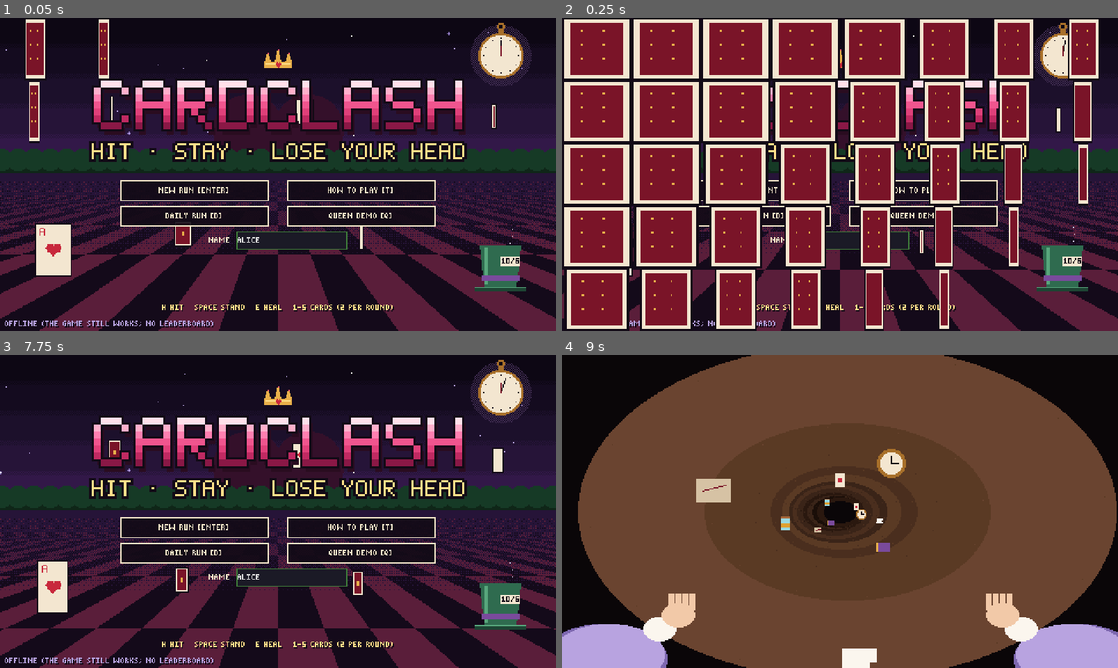
Above: before the commit, frames 1-4 (two rows, left to right).
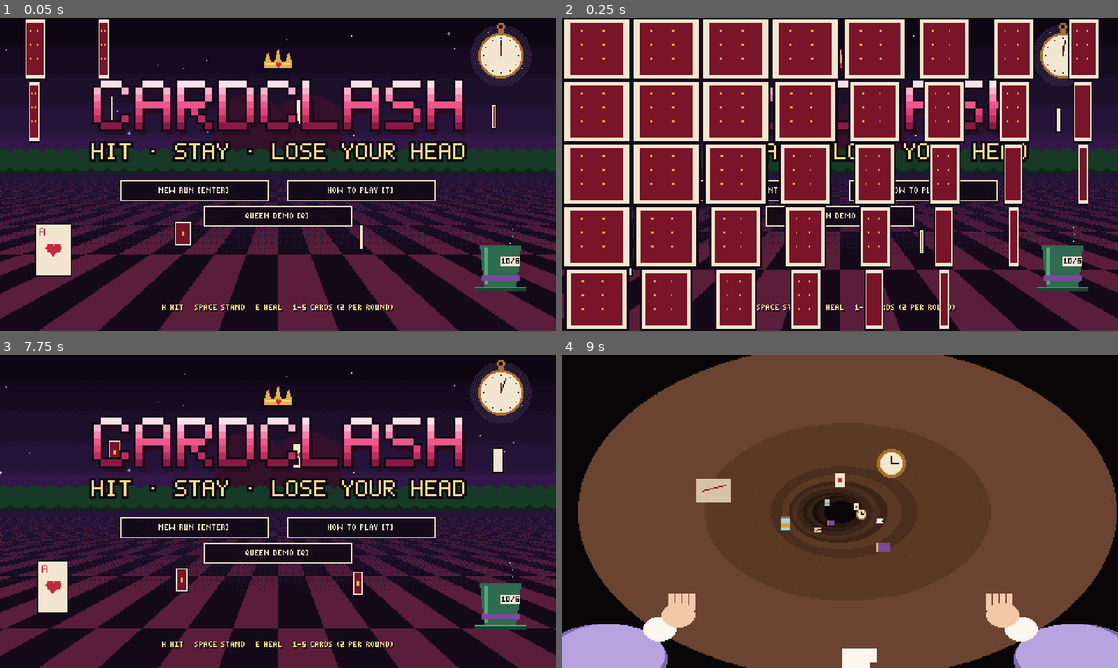
Above: after the commit, the same moments.

Repository: Arvin-17/CardClash
Game: Godot game, scene res://scenes/main_menu.tscn
Two runs of this game, one before a commit and one after it. Both use one fixed random seed, a clock stepped at 60 frames per second and the inputs below.
Inputs (mouse positions are in pixels of both pictures, inside the frame that each line leads up to):
- Up to frame 1 (0.05 s): no input
- Up to frame 2 (0.25 s): no input
- Up to frame 3 (7.75 s): click "NEXT >" at 0.5 s; click "NEXT >" at 1.25 s; click "< BACK" at 2 s; tap Enter at 2.75 s; move the mouse to (400, 495) at 2.77 s; hold D 2.78-3.53 s; tap M at 2.85 s; tap Space at 3.02, 3.77, 5.27, 6.02, 6.5, 6.77 s; move the mouse to (166, 527) at 3.52 s; hold S 3.53-4.28 s; tap H at 3.6 s; move the mouse to (333, 442) at 4.27 s; hold D 4.28-5.78 s; tap E at 4.35 s; move the mouse to (250, 574) at 5.02 s; tap 1 at 5.1 s; move the mouse to (444, 558) at 5.77 s; hold Left 5.78-7.25 s; tap 2 at 5.85 s; move the mouse to (111, 464) at 6.52 s; tap 3 at 6.6 s; click (194, 552) at 7.25 s, where only the run before the commit has a clickable "DAILY RUN [D]"
- Up to frame 4 (9 s): click "NEW RUN [ENTER]" at 8 s; click "NEW RUN [ENTER]" at 8.75 s

The runs differ from the first frame. In frame 1, 2.9% of the frame differs, in the area x 0-79%, y 60-99%; in frame 2, 1.4%; in frame 3, 2.9%; in frame 4, nothing differs.

Commit message:
Game: no network, leaderboard, daily run or player name
The Api autoload and its project settings are gone. The menu is NEW
RUN, HOW TO PLAY, QUEEN DEMO and CONTINUE: no Daily Run, name box or
ONLINE/OFFLINE line. The ending shows the run's stats without
submitting it or loading a leaderboard. RunState drops the daily-run
fields, the player name, the POST /run payload and the played-cards
stat only the backend used. Cards always come from the bundled
cards.json.

Diff:
--- a/game/project.godot
+++ b/game/project.godot
@@ -22,15 +22,8 @@
 Rng="*res://scripts/autoload/rng.gd"
 Events="*res://scripts/autoload/events.gd"
 RunState="*res://scripts/autoload/run_state.gd"
-Api="*res://scripts/autoload/api.gd"
 Audio="*res://scripts/autoload/audio.gd"
 Transition="*res://scripts/autoload/transition.gd"
-
-[cardclash]
-
-api/base_url="http://127.0.0.1:8000"
-api/base_url.web="https://cardclash-api.onrender.com"
-api/timeout_seconds=6.0
 
 [display]
 
--- a/game/scripts/autoload/api.gd
+++ /dev/null
@@ -1,105 +0,0 @@
-extends Node
-## Thin wrapper over HTTPRequest for every backend call. Game scenes never call the
-## network directly. Every call fails silently: a dead Wi-Fi at the demo table should
-## cost the leaderboard, never the game.
-##
-## Scenes pass a `done` Callable instead of awaiting, so a scene that changes before the
-## reply arrives is simply skipped (a freed object's Callable is no longer valid).
-##
-## Base URL: project setting cardclash/api/base_url (base_url.web for the web export),
-## overridable with `-- --api=URL` so the demo laptop can point at a local server.
-
-signal online_changed(is_online: bool)
-
-var base_url: String = "http://127.0.0.1:8000"
-var timeout_seconds: float = 6.0
-var online: bool = false
-
-
-func _ready() -> void:
-	# get_setting_with_override applies feature-tag overrides, e.g. base_url.web for the web export.
-	var configured: Variant = ProjectSettings.get_setting_with_override("cardclash/api/base_url")
-	if configured != null:
-		base_url = str(configured)
-	timeout_seconds = float(ProjectSettings.get_setting("cardclash/api/timeout_seconds", timeout_seconds))
-	for arg in OS.get_cmdline_user_args():
-		if arg.begins_with("--api="):
-			base_url = arg.trim_prefix("--api=")
-	base_url = base_url.trim_suffix("/")
-
-
-## Returns the parsed JSON body (Dictionary or Array), or null on any failure.
-func request_json(method: HTTPClient.Method, path: String, body: Variant = null) -> Variant:
-	var req := HTTPRequest.new()
-	req.timeout = timeout_seconds
-	add_child(req)
-	var headers := PackedStringArray(["Content-Type: application/json", "Accept: application/json"])
-	var payload := "" if body == null else JSON.stringify(body)
-	var err := req.request(base_url + path, headers, method, payload)
-	if err != OK:
-		req.queue_free()
-		_set_online(false)
-		return null
-	var response: Array = await req.request_completed
-	req.queue_free()
-	var result: int = response[0]
-	var code: int = response[1]
-	var raw: PackedByteArray = response[3]
-	if result != HTTPRequest.RESULT_SUCCESS:
-		_set_online(false)
-		return null
-	_set_online(true)
-	if code < 200 or code >= 300:
-		return null
-	return JSON.parse_string(raw.get_string_from_utf8())
-
-
-## GET /health: is the server up? Shown as online/offline on the menu.
-func health(done: Callable = Callable()) -> bool:
-	var r: Variant = await request_json(HTTPClient.METHOD_GET, "/health")
-	var ok := r is Dictionary and bool((r as Dictionary).get("ok", false))
-	_finish(done, ok)
-	return ok
-
-
-## GET /daily-seed -> {"date", "seed"} or null.
-func daily_seed(done: Callable = Callable()) -> Variant:
-	var r: Variant = await request_json(HTTPClient.METHOD_GET, "/daily-seed")
-	var out: Variant = r if r is Dictionary and (r as Dictionary).has("seed") else null
-	_finish(done, out)
-	return out
-
-
-## GET /cards: newer card data from the server. Falls back to the bundled copy when offline.
-func refresh_cards() -> void:
-	var r: Variant = await request_json(HTTPClient.METHOD_GET, "/cards")
-	if r is Dictionary and int((r as Dictionary).get("version", 0)) >= GameData.cards_version:
-		GameData.apply_cards(r)
-
-
-## POST /run -> {"id", "rank"}, or null when offline / rejected.
-func submit_run(payload: Dictionary, done: Callable = Callable()) -> Variant:
-	var r: Variant = await request_json(HTTPClient.METHOD_POST, "/run", payload)
-	var out: Variant = r if r is Dictionary and (r as Dictionary).has("rank") else null
-	_finish(done, out)
-	return out
-
-
-## GET /leaderboard -> Array of {rank, player_name, won, battles_won, time_ms}, or null.
-func leaderboard(daily: bool = false, limit: int = 10, done: Callable = Callable()) -> Variant:
-	var path := "/leaderboard?daily=%s&limit=%d" % ["true" if daily else "false", limit]
-	var r: Variant = await request_json(HTTPClient.METHOD_GET, path)
-	var out: Variant = r if r is Array else null
-	_finish(done, out)
-	return out
-
-
-func _finish(done: Callable, value: Variant) -> void:
-	if done.is_valid():
-		done.call(value)
-
-
-func _set_online(value: bool) -> void:
-	if value != online:
-		online = value
-		online_changed.emit(online)
--- a/game/scripts/autoload/game_data.gd
+++ b/game/scripts/autoload/game_data.gd
@@ -28,7 +28,7 @@
 	trinkets = _index(read_json("trinkets.json").get("trinkets", []))
 
 
-## Replaces the card table (bundled file at startup, or a newer copy from GET /cards).
+## Builds the card table from cards.json.
 func apply_cards(data: Dictionary) -> void:
 	var list: Array = data.get("cards", [])
 	if list.is_empty():
--- a/game/scripts/autoload/rng.gd
+++ b/game/scripts/autoload/rng.gd
@@ -1,7 +1,7 @@
 extends Node
 ## One seeded RandomNumberGenerator for the whole game.
 ## Every shuffle and AI roll goes through it (never randf()), so any run can be
-## replayed from its seed: needed for the daily run and for bug reports.
+## replayed from its seed: needed for bug reports and balance testing.
 
 var rng := RandomNumberGenerator.new()
 var current_seed: int = 0
@@ -12,7 +12,7 @@
 	rng.seed = value
 
 
-## A fresh seed for a normal run. Kept under 2^31 so it matches the backend's daily seeds.
+## A fresh seed for a normal run, kept under 2^31.
 func new_seed() -> int:
 	var picker := RandomNumberGenerator.new()
 	picker.randomize()
--- a/game/scripts/autoload/run_state.gd
+++ b/game/scripts/autoload/run_state.gd
@@ -1,7 +1,7 @@
 extends Node
 ## The current run: everything that survives between battles. Saved to user://run.json
-## after every battle so a crash doesn't wipe the demo. `stats` feeds the backend's stats
-## screen and is incremented from battle signals.
+## after every battle so a crash doesn't wipe the run. `stats` (rounds, busts, blackjacks)
+## feeds the ending screen and is incremented from battle signals.
 
 const SAVE_PATH := "user://run.json"
 const SETTINGS_PATH := "user://settings.cfg"
@@ -24,19 +24,16 @@
 ## This act's battle order: shuffled soldiers, boss last.
 var battles: Array[String] = []
 var battle_index: int = 0
-## Wins across the whole run (all acts), for the ending and the leaderboard.
+## Wins across the whole run (all acts), for the map and the ending.
 var battles_won: int = 0
 ## Demo mode: straight to the final boss. Never saved over a real run, never submitted.
 var is_demo: bool = false
-var is_daily: bool = false
-var daily_date: String = ""
 var stats: Dictionary = {}
 var active: bool = false
 ## How the run ended, for the ending screen: {"won": bool, "enemy": id}.
 var outcome: Dictionary = {}
 ## A trinket found after the last win (shown on the reward screen), or "".
 var last_trinket: String = ""
-var player_name: String = "ALICE"
 ## Has this player seen How to Play? It opens by itself on first launch until they have.
 var seen_how_to_play: bool = false
 
@@ -48,14 +45,11 @@
 	_load_settings()
 	stats = _empty_stats()
 	Events.round_resolved.connect(_on_round_resolved)
-	Events.card_played.connect(_on_card_played)
-
-
-func new_run(seed_value: int, daily: bool = false, date: String = "") -> void:
+
+
+func new_run(seed_value: int) -> void:
 	run_seed = seed_value
 	Rng.set_seed(seed_value)
-	is_daily = daily
-	daily_date = date
 	max_hp = int(GameData.rule("player.max_hp", 30))
 	hp = max_hp
 	gold = 0
@@ -236,35 +230,6 @@
 	return _elapsed_ms + (Time.get_ticks_msec() - _segment_start)
 
 
-## The POST /run payload (the backend contract: never rename a field without telling backend).
-func run_payload() -> Dictionary:
-	return {
-		"player_name": player_name,
-		"seed": run_seed,
-		"is_daily": is_daily,
-		"won": bool(outcome.get("won", false)),
-		"act": act_id,
-		"battles_won": battles_won,
-		"time_ms": time_ms(),
-		"stats": _int_stats(),
-		"game_version": GameData.game_version(),
-	}
-
-
-## JSON round-trips turn ints into floats; the backend wants ints.
-func _int_stats() -> Dictionary:
-	var played := {}
-	var source: Dictionary = stats.get("cards_played", {})
-	for id: Variant in source:
-		played[str(id)] = int(source[id])
-	return {
-		"rounds": int(stats.get("rounds", 0)),
-		"busts": int(stats.get("busts", 0)),
-		"blackjacks": int(stats.get("blackjacks", 0)),
-		"cards_played": played,
-	}
-
-
 func end_run() -> void:
 	active = false
 	if not is_demo:
@@ -274,7 +239,7 @@
 # --- stats from battle signals ---------------------------------------------------
 
 func _empty_stats() -> Dictionary:
-	return {"rounds": 0, "busts": 0, "blackjacks": 0, "cards_played": {}}
+	return {"rounds": 0, "busts": 0, "blackjacks": 0}
 
 
 func _on_round_resolved(result: Dictionary) -> void:
@@ -285,13 +250,6 @@
 		stats["busts"] = int(stats["busts"]) + 1
 	if bool(result.get("blackjack", false)):
 		stats["blackjacks"] = int(stats["blackjacks"]) + 1
-
-
-func _on_card_played(card: Card) -> void:
-	if not active or card.def.is_empty():
-		return
-	var played: Dictionary = stats["cards_played"]
-	played[card.id] = int(played.get(card.id, 0)) + 1
 
 
 # --- save / continue -------------------------------------------------------------
@@ -312,8 +270,6 @@
 		"battles": battles,
 		"battle_index": battle_index,
 		"battles_won": battles_won,
-		"is_daily": is_daily,
-		"daily_date": daily_date,
 		"stats": stats,
 		"outcome": outcome,
 		"elapsed_ms": time_ms(),
@@ -348,8 +304,6 @@
 	battles.assign((data["battles"] as Array).map(func(x: Variant) -> String: return str(x)))
 	battle_index = int(data["battle_index"])
 	battles_won = int(data.get("battles_won", battle_index))
-	is_daily = bool(data.get("is_daily", false))
-	daily_date = str(data.get("daily_date", ""))
 	stats = data.get("stats", _empty_stats())
 	outcome = data.get("outcome", {})
 	_elapsed_ms = int(data.get("elapsed_ms", 0))
@@ -369,12 +323,6 @@
 
 # --- settings ----------------------------------------------------------------------
 
-func set_player_name(value: String) -> void:
-	var cleaned := value.strip_edges().left(16)
-	player_name = cleaned if not cleaned.is_empty() else "ALICE"
-	_save_setting("player", "name", player_name)
-
-
 func mark_how_to_play_seen() -> void:
 	seen_how_to_play = true
 	_save_setting("player", "seen_how_to_play", true)
@@ -391,5 +339,4 @@
 func _load_settings() -> void:
 	var cfg := ConfigFile.new()
 	if cfg.load(SETTINGS_PATH) == OK:
-		player_name = str(cfg.get_value("player", "name", "ALICE"))
 		seen_how_to_play = bool(cfg.get_value("player", "seen_how_to_play", false))
--- a/game/scripts/ui/ending.gd
+++ b/game/scripts/ui/ending.gd
@@ -2,7 +2,7 @@
 ## The endings. Win: the world drains to grey, an axe shadow passes and the Queen's head
 ## flips into a card. Lose: "Off with her head!", the axe swings at you and your view drops.
 ## Both play the pixel-art sequences from game/art/anim (tools/sprites), then dim and show the
-## stats and leaderboard. Without the art, the old AnimationPlayer placeholders play instead.
+## stats. Without the art, the old AnimationPlayer placeholders play instead.
 
 @onready var anim: AnimationPlayer = $AnimationPlayer
 @onready var figure: Control = $Figure
@@ -58,7 +58,7 @@
 		anim.play("win" if won else "lose")
 		await anim.animation_finished
 	_stats.visible = true
-	_submit()
+	_finish()
 
 
 func _label(pos: Vector2, text: String, color: Color) -> Label:
@@ -68,50 +68,19 @@
 	return l
 
 
-func _submit() -> void:
-	var payload: Dictionary = RunState.run_payload()
+## The run is over: show how it went and wait for Enter. Everything stays on this machine.
+func _finish() -> void:
+	var won := bool(RunState.outcome.get("won", false))
 	var demo := RunState.is_demo
 	RunState.end_run()
 	if demo:
-		_status.text = "QUEEN DEMO: NOT ON THE LEADERBOARD"
-		_board.text = "ENTER: MENU"
-		if Autoplay.enabled():
-			Autoplay.log_line("run %s (demo), battles won %d, rounds %d" % ["won" if payload["won"] else "lost", payload["battles_won"], payload["stats"]["rounds"]])
-			get_tree().quit()
-		return
-	_status.text = "SUBMITTING RUN..."
-	Api.submit_run(payload, _on_submitted.bind(payload))
-
-
-func _on_submitted(result: Variant, payload: Dictionary) -> void:
-	var won := bool(payload["won"])
-	if result is Dictionary:
-		var rank := int((result as Dictionary)["rank"])
-		_status.text = "YOU PLACED #%d%s!" % [rank, " TODAY" if payload["is_daily"] else ""]
-		_status.add_theme_color_override("font_color", Palette.RED)
+		_status.text = "QUEEN DEMO OVER"
 	else:
-		_status.text = "OFFLINE: RUN NOT SUBMITTED"
+		_status.text = "YOU BEAT THE QUEEN!" if won else "BETTER LUCK NEXT RUN"
+	_board.text = "ENTER: MENU"
 	if Autoplay.enabled():
-		Autoplay.log_line("run %s, battles won %d, rounds %d" % ["won" if won else "lost", payload["battles_won"], payload["stats"]["rounds"]])
+		Autoplay.log_line("run %s%s, battles won %d, rounds %d" % ["won" if won else "lost", " (demo)" if demo else "", RunState.battles_won, int(RunState.stats.get("rounds", 0))])
 		get_tree().quit()
-		return
-	_board.text = "LOADING LEADERBOARD..." if result is Dictionary else "ENTER: MENU"
-	if result is Dictionary:
-		Api.leaderboard(bool(payload["is_daily"]), 10, _on_board.bind(bool(payload["is_daily"])))
-
-
-func _on_board(entries: Variant, daily: bool) -> void:
-	if not (entries is Array):
-		_board.text = "ENTER: MENU"
-		return
-	var lines: Array[String] = ["TODAY'S TOP 10" if daily else "TOP 10"]
-	for e: Dictionary in entries:
-		var secs := int(e.get("time_ms", 0)) / 1000
-		var result := "QUEEN" if bool(e.get("won", false)) else "%d/%d" % [int(e.get("battles_won", 0)), RunState.total_battles()]
-		lines.append("%2d %-16s %-5s %d:%02d" % [int(e.get("rank", 0)), str(e.get("player_name", "")).to_upper(), result, secs / 60, secs % 60])
-	lines.append("")
-	lines.append("ENTER: MENU")
-	_board.text = "\n".join(lines)
 
 
 func _unhandled_input(event: InputEvent) -> void:
--- a/game/scripts/ui/main_menu.gd
+++ b/game/scripts/ui/main_menu.gd
@@ -1,9 +1,6 @@
 extends Control
-## Title screen: new run, daily run, how to play, the Queen demo, continue a saved run, set your leaderboard
-## name, see if the server is up. First launch opens How to Play before anything else.
-
-var _status: Label
-var _name: LineEdit
+## Title screen: new run, how to play, the Queen demo, continue a saved run.
+## First launch opens How to Play before anything else. Single player, fully offline.
 
 
 func _ready() -> void:
@@ -25,42 +22,18 @@
 	_button("NEW RUN [ENTER]", Vector2(104, y), _new_run)
 	_button("HOW TO PLAY [T]", Vector2(248, y), _how_to_play)
 	y += 22
-	_button("DAILY RUN [D]", Vector2(104, y), _daily_run)
-	_button("QUEEN DEMO [Q]", Vector2(248, y), _demo)
 	if RunState.has_save():
-		y += 22
-		_button("CONTINUE [C]", Vector2(176, y), _continue)
-
-	var name_label := Palette.label("NAME", Palette.CREAM)
-	name_label.position = Vector2(180, y + 26)
-	add_child(name_label)
-	_name = LineEdit.new()
-	_name.text = RunState.player_name
-	_name.max_length = 16
-	_name.position = Vector2(204, y + 22)
-	_name.size = Vector2(96, 14)
-	_name.add_theme_stylebox_override("normal", Palette.box(Palette.BLACK, Palette.GREEN))
-	_name.add_theme_stylebox_override("focus", Palette.box(Palette.BLACK, Palette.RED))
-	_name.text_changed.connect(RunState.set_player_name)
-	_name.text_submitted.connect(func(_t: String) -> void: _name.release_focus())
-	add_child(_name)
+		_button("QUEEN DEMO [Q]", Vector2(104, y), _demo)
+		_button("CONTINUE [C]", Vector2(248, y), _continue)
+	else:
+		_button("QUEEN DEMO [Q]", Vector2(176, y), _demo)
 
 	_center(Palette.shadow_label("H HIT   SPACE STAND   E HEAL   1-5 CARDS (2 PER ROUND)", Palette.GOLD_HI), 246)
-	_status = Palette.shadow_label("CHECKING SERVER...", Palette.LAVENDER)
-	_status.position = Vector2(4, 260)
-	add_child(_status)
 
 	if Autoplay.enabled():
 		Autoplay.after(self, 0.2, _demo if Autoplay.demo() else _new_run)
 	elif not RunState.seen_how_to_play:
 		_how_to_play.call_deferred()  # first launch: the rules before anything else
-	Api.health(_on_health)
-
-
-func _on_health(online: bool) -> void:
-	_status.text = "ONLINE" if online else "OFFLINE (THE GAME STILL WORKS; NO LEADERBOARD)"
-	if online:
-		Api.refresh_cards()
 
 
 func _center(l: Label, y: int) -> void:
@@ -84,14 +57,12 @@
 
 func _unhandled_input(event: InputEvent) -> void:
 	var key := event as InputEventKey
-	if key == null or not key.pressed or key.echo or _name.has_focus():
+	if key == null or not key.pressed or key.echo:
 		return
 	if key.keycode == KEY_ENTER or key.keycode == KEY_SPACE:
 		_new_run()
 	elif key.keycode == KEY_C and RunState.has_save():
 		_continue()
-	elif key.keycode == KEY_D:
-		_daily_run()
 	elif key.keycode == KEY_T:
 		_how_to_play()
 	elif key.keycode == KEY_Q:
@@ -103,7 +74,7 @@
 		Transition.go(RunState.HOWTO_SCENE)
 
 
-## Demo mode: down the rabbit hole straight to the Queen. Doesn't touch a saved run or the leaderboard.
+## Demo mode: down the rabbit hole straight to the Queen. Doesn't touch a saved run.
 func _demo() -> void:
 	if not is_inside_tree():
 		return
@@ -119,21 +90,6 @@
 	Transition.rabbit_hole(RunState.MAP_SCENE, str(GameData.act(RunState.act_id).get("name", "")))
 
 
-## Daily Run: everyone gets the same seed today (from GET /daily-seed). Needs the server.
-func _daily_run() -> void:
-	_status.text = "FETCHING TODAY'S SEED..."
-	Api.daily_seed(_on_daily_seed)
-
-
-func _on_daily_seed(daily: Variant) -> void:
-	if not (daily is Dictionary):
-		_status.text = "DAILY RUN NEEDS THE SERVER. TRY A NEW RUN!"
-		return
-	RunState.clear_save()
-	RunState.new_run(int(daily["seed"]), true, str(daily["date"]))
-	Transition.rabbit_hole(RunState.MAP_SCENE, str(GameData.act(RunState.act_id).get("name", "")))
-
-
 func _continue() -> void:
 	if RunState.load_saved():
 		Transition.go(RunState.scene_after_battle() if not RunState.outcome.is_empty() else RunState.MAP_SCENE)
--- a/game/scripts/ui/map.gd
+++ b/game/scripts/ui/map.gd
@@ -17,8 +17,7 @@
 		add_child(room)
 	var act: Dictionary = GameData.act(RunState.act_id)
 	_add(Palette.label("ACT %d: %s" % [RunState.act_index + 1, str(act.get("name", "")).to_upper()], Palette.RED, true), Vector2(0, 24), 480)
-	var mode := "DAILY RUN %s" % RunState.daily_date if RunState.is_daily else "SEED %d" % RunState.run_seed
-	_add(Palette.label("%s   ACT %d OF %d   BATTLES WON %d/%d" % [mode, RunState.act_index + 1, RunState.act_ids().size(), RunState.battles_won, RunState.total_battles()], Palette.GREEN), Vector2(0, 46), 480)
+	_add(Palette.label("SEED %d   ACT %d OF %d   BATTLES WON %d/%d" % [RunState.run_seed, RunState.act_index + 1, RunState.act_ids().size(), RunState.battles_won, RunState.total_battles()], Palette.GREEN), Vector2(0, 46), 480)
 
 	var n: int = RunState.battles.size()
 	var spacing := 80
--- a/game/tests/test_run.gd
+++ b/game/tests/test_run.gd
@@ -1,5 +1,5 @@
 extends GutTest
-## RunState: soldier shuffle, gold, healing, stats from signals, and the POST /run payload.
+## RunState: soldier shuffle, acts, gold, healing, stats from signals, saving.
 
 
 func after_each() -> void:
@@ -120,30 +120,19 @@
 	RunState.new_run(1)
 	Events.round_resolved.emit({"player_bust": true, "blackjack": false})
 	Events.round_resolved.emit({"player_bust": false, "blackjack": true})
-	Events.card_played.emit(Card.from_def(GameData.card("drink_me")))
-	Events.card_played.emit(Card.from_def(GameData.card("drink_me")))
 	assert_eq(RunState.stats["rounds"], 2)
 	assert_eq(RunState.stats["busts"], 1)
 	assert_eq(RunState.stats["blackjacks"], 1)
-	assert_eq(RunState.stats["cards_played"]["drink_me"], 2)
 
 
-func test_run_payload_matches_the_backend_contract() -> void:
+func test_a_loss_records_where_the_run_ended() -> void:
 	RunState.new_run(834201933)
-	RunState.player_name = "alice"
 	RunState.record_loss("spade_soldier")
-	var p: Dictionary = RunState.run_payload()
-	var keys := p.keys()
-	keys.sort()
-	assert_eq(keys, ["act", "battles_won", "game_version", "is_daily", "player_name", "seed", "stats", "time_ms", "won"])
-	assert_eq(p["seed"], 834201933)
-	assert_eq(p["act"], "act1_tea")
-	assert_false(p["won"])
-	assert_eq(p["battles_won"], 0)
-	assert_eq(typeof(p["time_ms"]), TYPE_INT)
-	assert_eq((p["stats"] as Dictionary).keys().size(), 4)
-	assert_eq(typeof(p["stats"]["rounds"]), TYPE_INT)
-	assert_eq(p["game_version"], GameData.game_version())
+	assert_false(RunState.outcome["won"])
+	assert_eq(RunState.outcome["enemy"], "spade_soldier")
+	assert_eq(RunState.battles_won, 0)
+	assert_eq(RunState.act_id, "act1_tea")
+	assert_eq(RunState.scene_after_battle(), RunState.ENDING_SCENE)
 
 
 ## Win every fight, act by act, the way the shop moves the run along.
@@ -159,10 +148,9 @@
 func test_won_only_when_all_eight_battles_are_won() -> void:
 	RunState.new_run(1)
 	_win_whole_run()
-	var p: Dictionary = RunState.run_payload()
-	assert_true(p["won"])
-	assert_eq(p["battles_won"], 8)
-	assert_eq(p["act"], "act3_court")
+	assert_true(RunState.outcome["won"])
+	assert_eq(RunState.battles_won, 8)
+	assert_eq(RunState.act_id, "act3_court")
 
 
 func test_save_and_continue() -> void:
Not shown, removed: game/scripts/autoload/api.gd.uid
